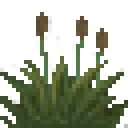
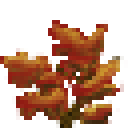
Before/after of a 128px x 128px layered artwork. What changed in the layer stack:
hid group "cattails" (2 layers) over [0,12,128,128]
showed group "autum bush" (2 layers) over [0,20,128,128]
